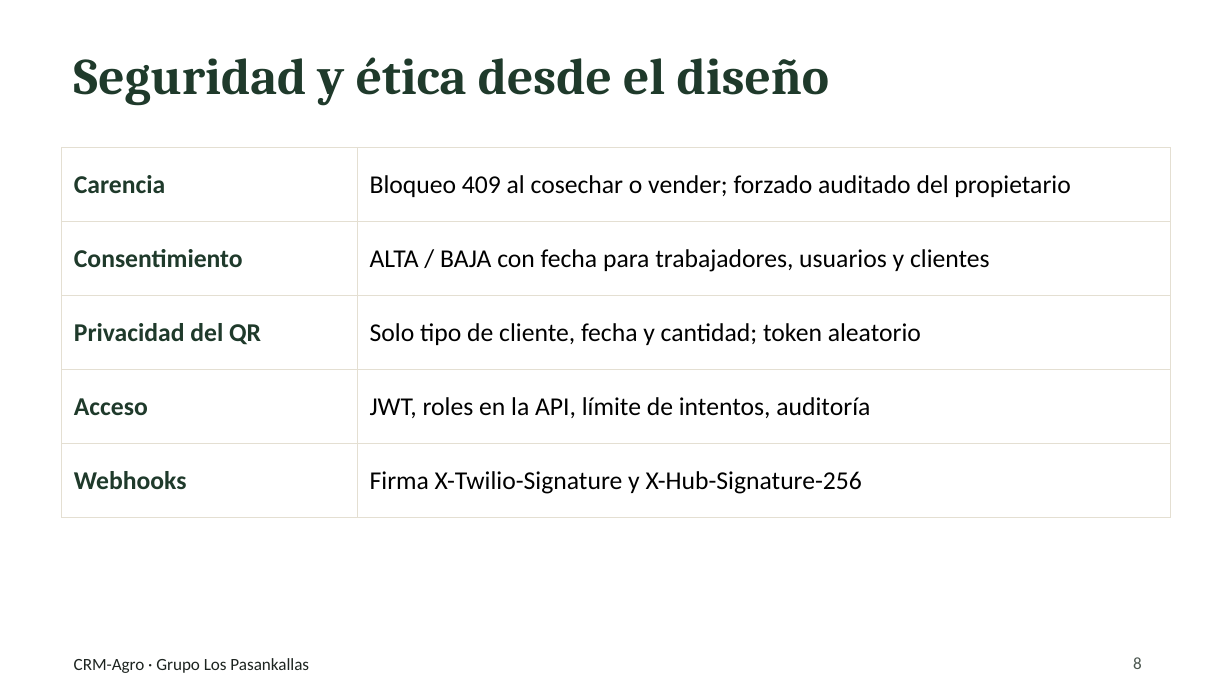
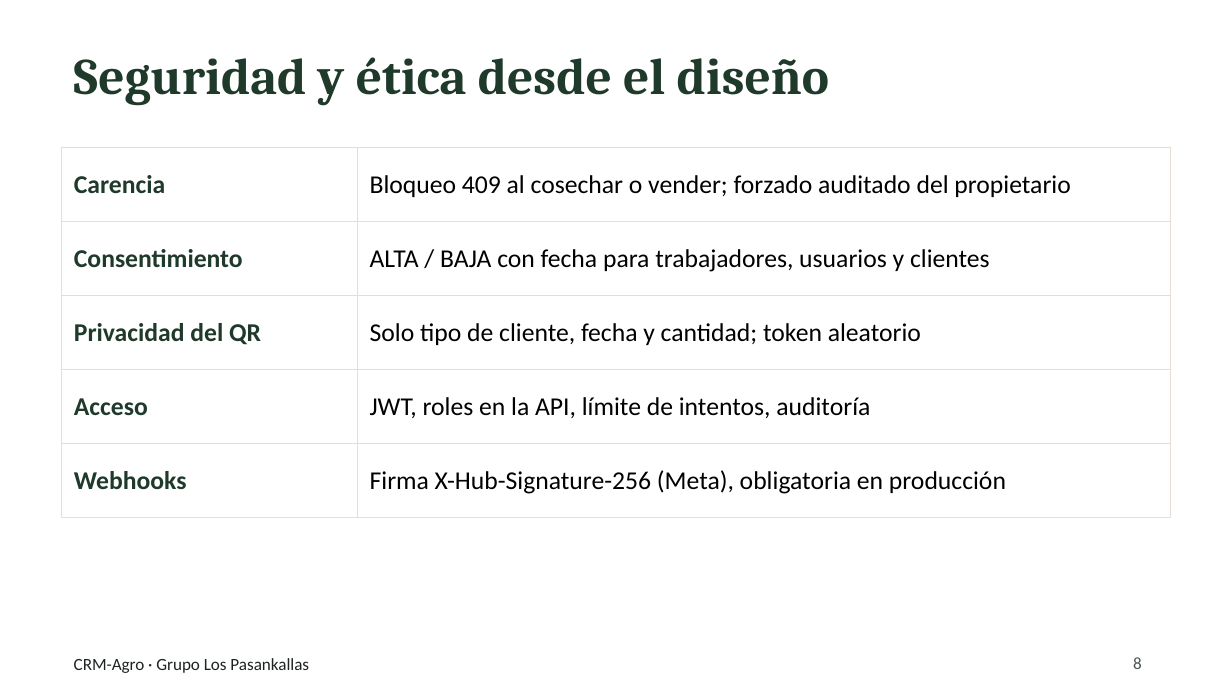
Before and after one commit to eatebeymaremiliopomaqu-sudo/CRM-Agro-LosPasankallas, a slide deck: slide 8 of diapositivas/Diapositivas_Grupo_LosPasankallas.pptx. Drawn at 1232x693 pixels with LibreOffice and Linux fonts; fonts in the diff are those of the drawing. Boxes give left, top, right and bottom in pixels: in the first picture for what was removed or moved away, otherwise in the second. Text is boxed around its words. In the diff, an @@ line names an element or a change of style, - is before the commit and + after.

```diff
--- a/diapositivas/Diapositivas_Grupo_LosPasankallas.pptx
+++ b/diapositivas/Diapositivas_Grupo_LosPasankallas.pptx
@@ table at (62, 148, 1170, 498) @@
-row 5, column 2: Firma X-Twilio-Signature y X-Hub-Signature-256
+row 5, column 2: Firma X-Hub-Signature-256 (Meta), obligatoria en producción
```
Also in this commit, not shown: 1 other slide changed, 25 other files.
